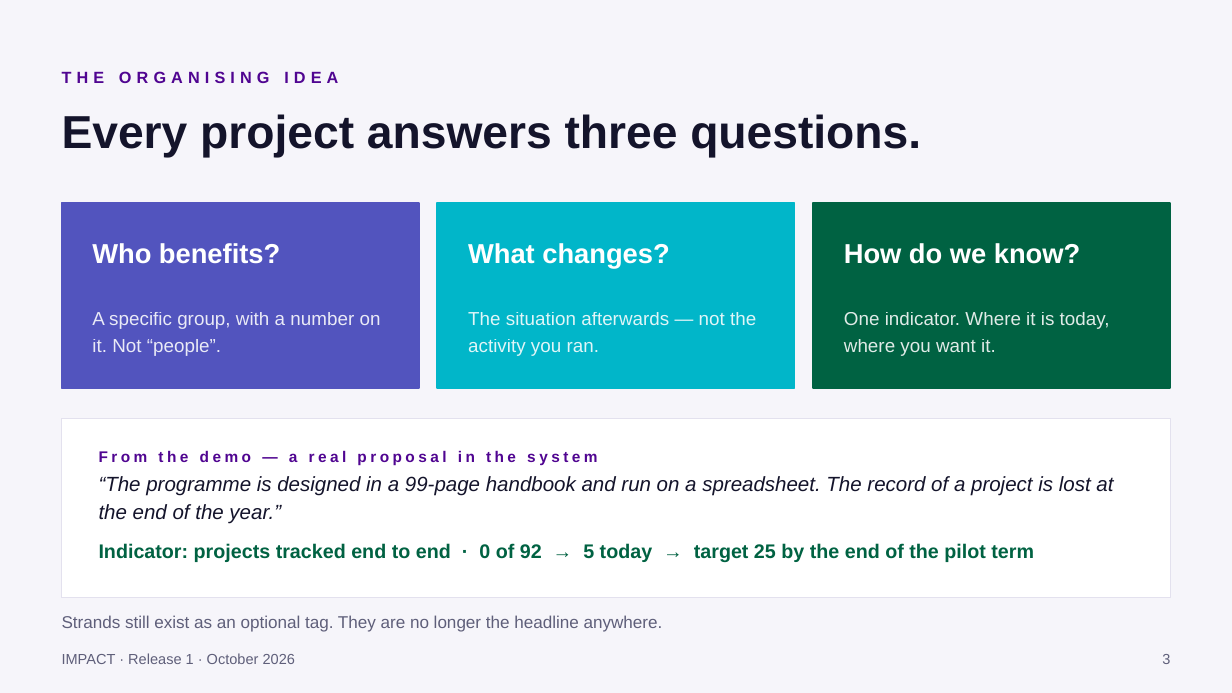
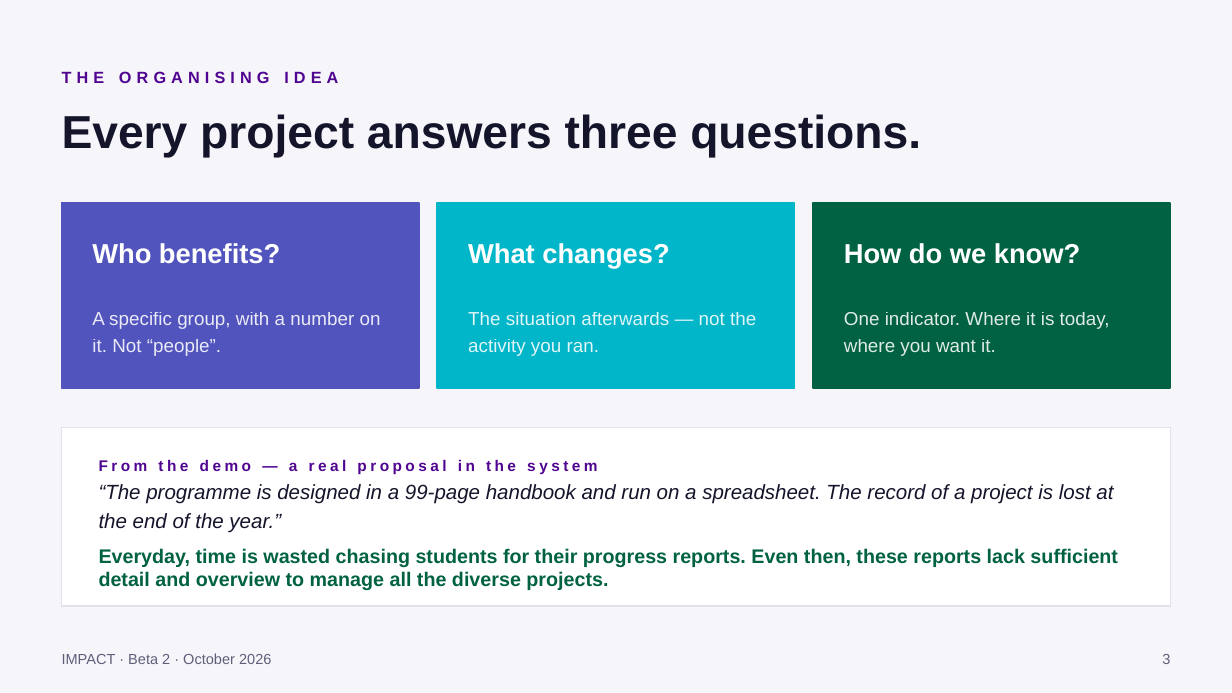
Before and after one commit to alexandermalinsky-brutal-guet-ag/eastwood-impact-lms, a slide deck: slide 3 of docs/IMPACT-Release-1-Demo.pptx. Drawn at 1232x693 pixels with LibreOffice and Linux fonts; fonts in the diff are those of the drawing. Boxes give left, top, right and bottom in pixels: in the first picture for what was removed or moved away, otherwise in the second. Text is boxed around its words. In the diff, an @@ line names an element or a change of style, - is before the commit and + after.

```diff
--- a/docs/IMPACT-Release-1-Demo.pptx
+++ b/docs/IMPACT-Release-1-Demo.pptx
@@ 2 texts, 1 rectangle: place and size @@
-2 texts, 1 rectangle at (62, 419, 1170, 598)
+2 texts, 1 rectangle at (62, 428, 1170, 606)
@@ text at (99, 548, 1118, 590): text changed @@
-Indicator: projects tracked end to end · 0 of 92 → 5 today → target 25 by the end of the pilot term
+Everyday, time is wasted chasing students for their progress reports. Even then, these reports lack sufficient detail and overview to manage all the diverse projects.
@@ text removed at (62, 615, 663, 632) @@
-Strands still exist as an optional tag. They are no longer the headline anywhere.
@@ text at (62, 653, 271, 664): text changed @@
-IMPACT · Release 1 · October 2026
+IMPACT · Beta 2 · October 2026
```
Also in this commit, not shown: 12 other slides changed, 2 slides added, 1 slide removed.
